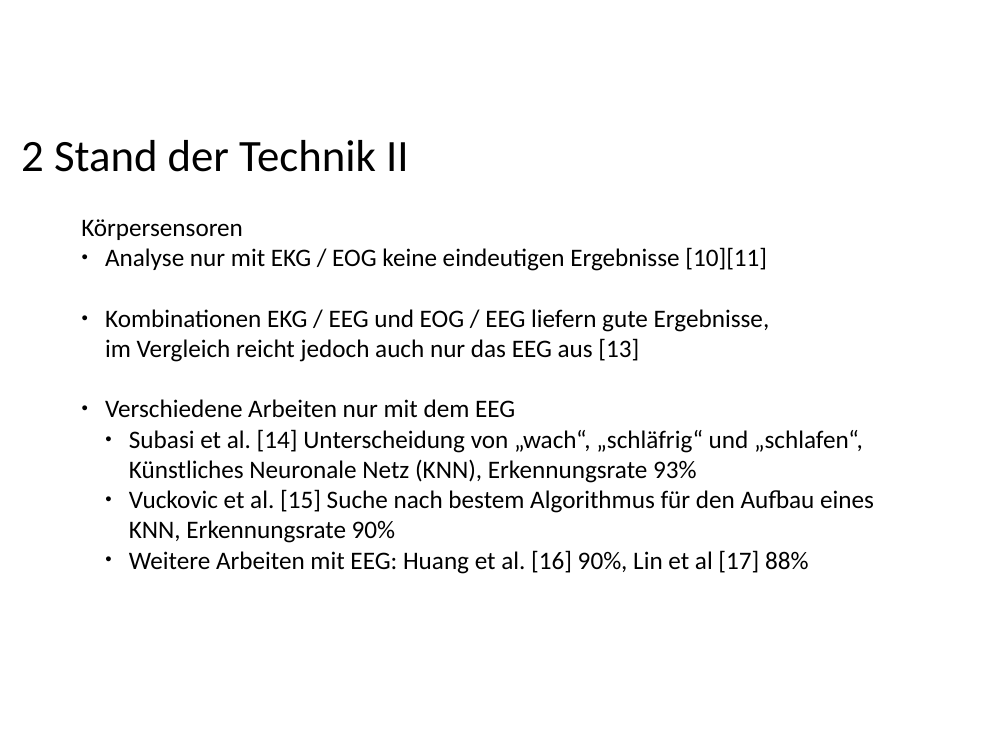
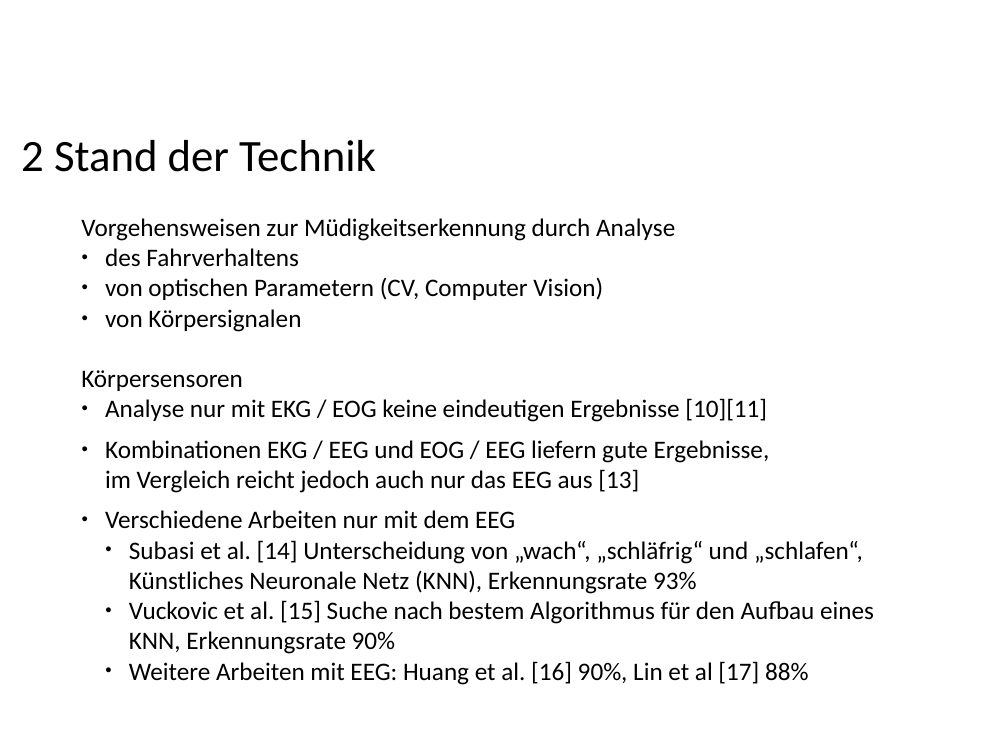
Before and after one commit to ppasler/current-adas, a slide deck: slide 5 of project/presentation/Praesentation_PoSDBoS_Pasler.odp (slide 6 before the commit). Drawn at 1008x756 pixels with LibreOffice and Linux fonts; fonts in the diff are those of the drawing; background and template pictures are left out. Boxes give left, top, right and bottom in pixels: in the first picture for what was removed or moved away, otherwise in the second. Text is boxed around its words. In the diff, an @@ line names an element or a change of style, - is before the commit and + after.

```diff
--- a/project/presentation/Praesentation_PoSDBoS_Pasler.odp
+++ b/project/presentation/Praesentation_PoSDBoS_Pasler.odp
@@ text at [21,140,376,172]: text changed @@
-2 Stand der Technik II
+2 Stand der Technik
@@ text at [81,218,675,332]: paragraphs added @@
+Vorgehensweisen zur Müdigkeitserkennung durch Analyse
+● des Fahrverhaltens
+● von optischen Parametern (CV, Computer Vision)
+● von Körpersignalen
```
Also in this commit, not shown: 4 other slides changed, 4 slides added, 5 slides removed, 11 other files.
